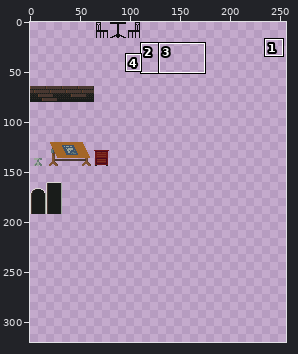
A sprite sheet gets an edit: assets/Tile/VillageInterior.png. Above: a wide view before the commit, with the close-up outlined.
Close-up. Before:
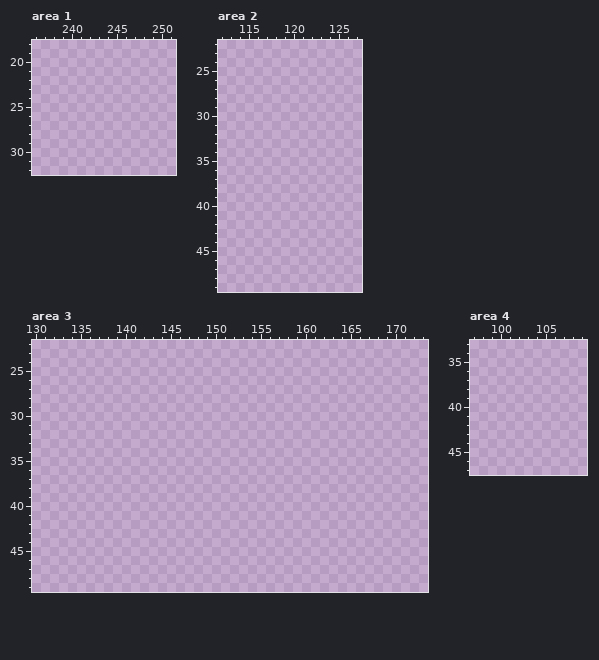
The file is 256x256 pixels. Pixels under 10% opacity are left out. Colours within 5 levels of each other are drawn and written as one. Shown: area 1: x 236..251, y 18..32; area 2: x 112..127, y 22..49; area 3: x 130..173, y 22..49; area 4: x 97..109, y 33..47. The old version is drawn lined up with the new one, on the new canvas. The commit also changed other parts of the picture, which this record leaves out.
The result:
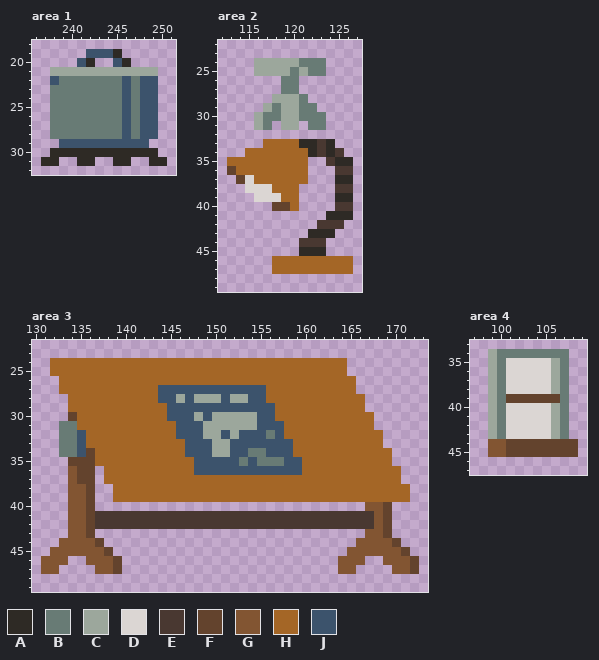
Palette (. is transparent): A #2e2a25  B #687b75  C #9ca79c  D #dbd6d3  E #493831  F #63432d  G #825532  H #a46626  J #3c536c
What changed:
canvas 256x256 -> 256x320
Changed rows in their new state; - is an unchanged pixel.
Area 1:
first column x 237:
19 -----JJJA-----
20 ----JA--JA----
21 -CCCCCCCCCCCC-
22 -JBBBBBBBJBJJ-
23 -BBBBBBBBJBJJ-
24 -BBBBBBBBJBJJ-
25 -BBBBBBBBJBJJ-
26 -BBBBBBBBJBJJ-
27 -BBBBBBBBJBJJ-
28 -BBBBBBBBJBJJ-
29 --JJJJJJJJJJ--
30 -AAAAAAAAAAAA-
31 AA--AA--AA--AA
Area 2:
first column x 113:
24 ---CCCCCBBB---
25 ---CCCCBCBB---
26 ------BB------
27 ------BB------
28 -----CCCB-----
29 ----CBCCBB----
30 ---CBBCCBBB---
31 ---CB-CC-BB---
33 ----HHHHAAEA--
34 --HHHHHHHAEAE-
35 HHHHHHHHH--EAA
36 FHHHHHHHH---EE
37 -FDHHHHHH---AA
38 --DDDHHH----EE
39 ---DDDHH----AA
40 -----FFH----EE
41 -----------AAA
42 ----------EEE-
43 ---------AAA--
44 --------EEE---
45 --------AAA---
46 -----HHHHHHHHH
47 -----HHHHHHHHH
Area 3:
first column x 131:
24 -HHHHHHHHHHHHHHHHHHHHHHHHHHHHHHHHH--------
25 -HHHHHHHHHHHHHHHHHHHHHHHHHHHHHHHHH--------
26 --HHHHHHHHHHHHHHHHHHHHHHHHHHHHHHHHH-------
27 --HHHHHHHHHHHJJJJJJJJJJJJHHHHHHHHHH-------
28 ---HHHHHHHHHHJJCJCCCJCCJJHHHHHHHHHHH------
29 ---HHHHHHHHHHHJJJJJJJJJJJJHHHHHHHHHH------
30 ---FHHHHHHHHHHJJJCJCCCCCJJHHHHHHHHHHH-----
31 --BBHHHHHHHHHHHJJJCCCCCCJJJHHHHHHHHHH-----
32 --BBJHHHHHHHHHHJJJCCJCJJJBJHHHHHHHHHHH----
33 --BBJHHHHHHHHHHHJJJCCJJJJJJJHHHHHHHHHH----
34 --BBJFHHHHHHHHHHJJJCCJJBBJJJHHHHHHHHHHH---
35 ---FFFHHHHHHHHHHHJJJJJBJBBBJJHHHHHHHHHH---
36 ---GFF-HHHHHHHHHHJJJJJJJJJJJJHHHHHHHHHHH--
37 ---GFF-HHHHHHHHHHHHHHHHHHHHHHHHHHHHHHHHH--
38 ---GGF--HHHHHHHHHHHHHHHHHHHHHHHHHHHHHHHHH-
39 ---GGF--HHHHHHHHHHHHHHHHHHHHHHHHHHHHHHHHH-
40 ---GGF------------------------------GGF---
41 ---GGFEEEEEEEEEEEEEEEEEEEEEEEEEEEEEEEGF---
42 ---GGFEEEEEEEEEEEEEEEEEEEEEEEEEEEEEEEGF---
43 ---GGF------------------------------GGF---
44 --GGGGF----------------------------GGGGF--
45 -GGGGGGF--------------------------GGGGGGF-
46 GGG--GGGF------------------------GGG--GGGF
47 GG----GGF------------------------GG----GGF
Area 4:
first column x 99:
34 CBBBBBBBB-
35 CBDDDDDCB-
36 CBDDDDDCB-
37 CBDDDDDCB-
38 CBDDDDDCB-
39 CBFFFFFFB-
40 CBDDDDDCB-
41 CBDDDDDCB-
42 CBDDDDDCB-
43 CBDDDDDCB-
44 GGFFFFFFFF
45 GGFFFFFFFF
Pixel boxes of the changes (left, top, right, bottom) in both close-ups:
added: (41, 49, 167, 166)
added: (227, 58, 353, 274)
added: (41, 358, 419, 574)
added: (488, 349, 578, 457)
